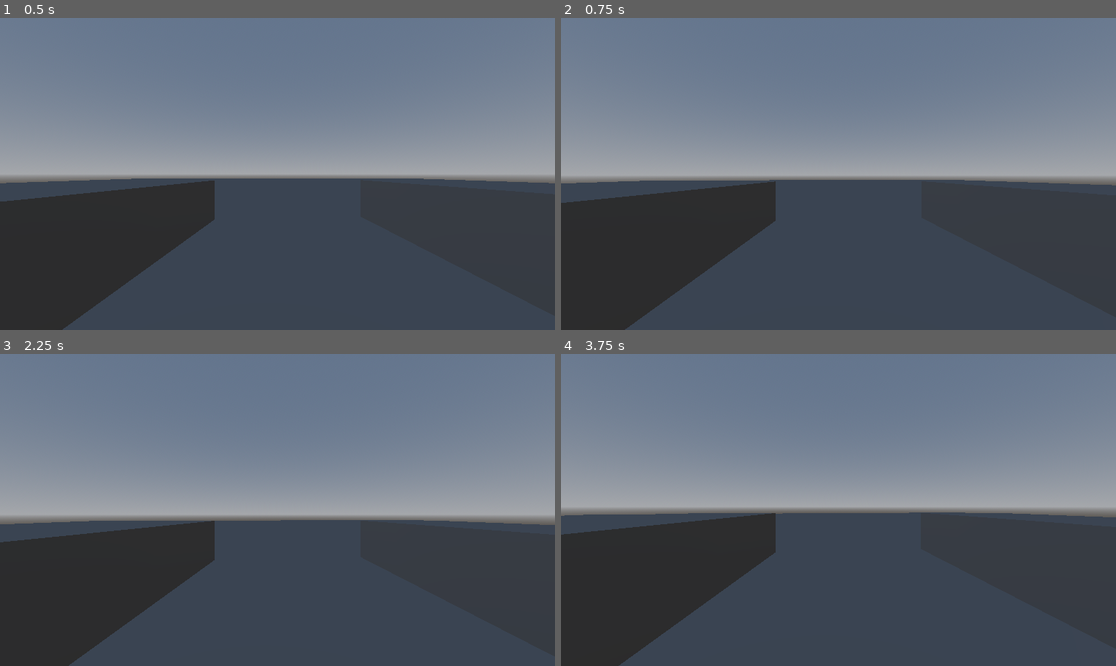
Above: before the commit, frames 1-4 (two rows, left to right).
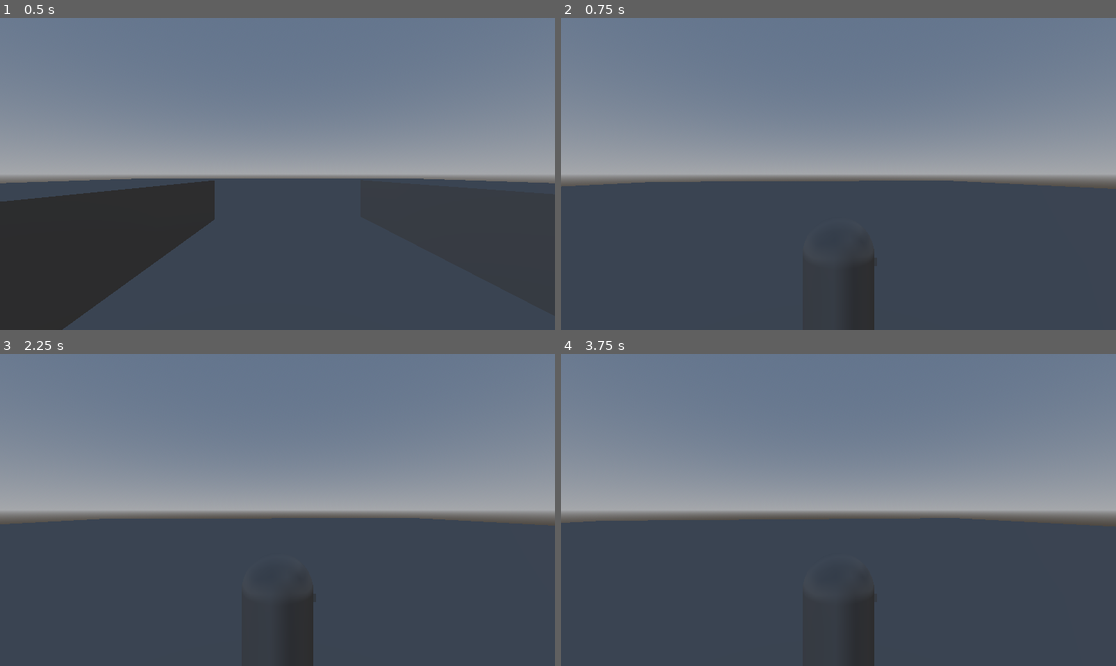
Above: after the commit, the same moments.

Repository: Edvinest/Debugged
Game: Godot game, scene res://src/Scenes/Test scene.tscn
Two runs of this game, one before a commit and one after it. Both use one fixed random seed, a clock stepped at 60 frames per second and the inputs below.
Inputs (mouse positions are in pixels of both pictures, inside the frame that each line leads up to):
- Up to frame 1 (0.5 s): no input
- Up to frame 2 (0.75 s): tap Enter at 0.5 s; move the mouse to (866, 174) at 0.52 s; hold W (move_forward) from 0.53 s (still down); hold C (toggle_view, bound only after the commit) from 0.53 s (still down)
- Up to frame 3 (2.25 s): keep holding W (move_forward); tap Space (jump) at 0.77, 1.52, 2 s; move the mouse to (249, 510) at 1.27 s; release C (toggle_view, bound only after the commit) at 1.28 s; tap C (toggle_view, bound only after the commit) at 1.35 s; move the mouse to (288, 503) at 2.02 s; hold C (toggle_view, bound only after the commit) from 2.03 s (still down)
- Up to frame 4 (3.75 s): keep holding W (move_forward); tap Enter at 2.75 s; move the mouse to (832, 516) at 2.77 s; release C (toggle_view, bound only after the commit) at 2.78 s; tap C (toggle_view, bound only after the commit) at 2.85 s; tap Space (jump) at 3.02, 3.5 s; move the mouse to (877, 513) at 3.52 s; hold C (toggle_view, bound only after the commit) from 3.53 s (still down)

Frame 1 is identical in both runs. In frame 2, 14% of the frame differs, in the area x 0-100%, y 51-100%; in frame 3, 16%; in frame 4, 17%, in the area x 0-100%, y 49-100%.

Commit message:
Minor changes

Diff:
--- a/project.godot
+++ b/project.godot
@@ -14,6 +14,10 @@
 run/main_scene="uid://bf3bd7vbwarvy"
 config/features=PackedStringArray("4.5", "Forward Plus")
 config/icon="res://icon.svg"
+
+[display]
+
+display_server/driver.linuxbsd="wayland"
 
 [input]
 
@@ -46,3 +50,8 @@
 "events": [Object(InputEventKey,"resource_local_to_scene":false,"resource_name":"","device":-1,"window_id":0,"alt_press …(191 unchanged characters)…
 ]
 }
+toggle_view={
+"deadzone": 0.2,
+"events": [Object(InputEventKey,"resource_local_to_scene":false,"resource_name":"","device":-1,"window_id":0,"alt_pressed":false,"shift_pressed":false,"ctrl_pressed":false,"meta_pressed":false,"pressed":false,"keycode":0,"physical_keycode":67,"key_label":0,"unicode":99,"location":0,"echo":false,"script":null)
+]
+}
--- a/src/Scenes/Player.tscn
+++ b/src/Scenes/Player.tscn
@@ -9,13 +9,18 @@
 
 [sub_resource type="BoxMesh" id="BoxMesh_rpqav"]
 
+[sub_resource type="CapsuleMesh" id="CapsuleMesh_qm7rr"]
+
 [node name="CharacterBody3D" type="CharacterBody3D"]
 script = ExtResource("1_rpqav")
 
 [node name="CollisionShape3D" type="CollisionShape3D" parent="."]
 shape = SubResource("CapsuleShape3D_qbkls")
 
-[node name="Camera3D" type="Camera3D" parent="."]
+[node name="ThirdPersonCamera" type="Camera3D" parent="."]
+transform = Transform3D(1, 0, 0, 0, 1, 0, 0, 0, 1, 0, 1.613677, 2.8612342)
+
+[node name="FirstPersonCamera" type="Camera3D" parent="."]
 transform = Transform3D(1, 0, 0, 0, 1, 0, 0, 0, 1, 0, 0.4769659, 0.088204324)
 
 [node name="Hands" type="Node3D" parent="."]
@@ -29,3 +34,6 @@
 [node name="LeftHand" type="MeshInstance3D" parent="Hands"]
 transform = Transform3D(0.248, 0, 0, 0, 0.121290304, -0.12142043, 0, 0.02578105, 0.5712382, -0.323106, 0, -0.69663966)
 mesh = SubResource("BoxMesh_rpqav")
+
+[node name="MeshInstance3D" type="MeshInstance3D" parent="."]
+mesh = SubResource("CapsuleMesh_qm7rr")
--- a/src/Scripts/Player.gd
+++ b/src/Scripts/Player.gd
@@ -2,13 +2,16 @@
 
 @export var speed := 5.0
 @export var jump_velocity := 4.5
-@onready var camera = $Camera3D
+@onready var firstPersonCamera = $FirstPersonCamera
+@onready var thirdPersonCamera = $ThirdPersonCamera
+var using_first_person : bool = true
 
 var mouse_sensitivity := 0.002
 var gravity := 30
 
 func _ready():
 	Input.set_mouse_mode(Input.MOUSE_MODE_CAPTURED)
+	set_camera_mode(using_first_person)
 
 func _process(delta: float) -> void:
 	# Right stick is typically on JoyCon-R
@@ -21,16 +24,21 @@
 	if abs(right_y) < 0.2:
 		right_y = 0
 
-	# Apply to camera rotation
-	camera.rotate_y(-right_x * delta * 2.0)  # yaw
-	camera.rotate_x(-right_y * delta * 2.0)  # pitch
-	camera.rotation.x = clamp(camera.rotation.x, deg_to_rad(-80), deg_to_rad(80))
+	# Apply to firstPersonCamera rotation
+	firstPersonCamera.rotate_y(-right_x * delta * 2.0)  # yaw
+	firstPersonCamera.rotate_x(-right_y * delta * 2.0)  # pitch
+	firstPersonCamera.rotation.x = clamp(firstPersonCamera.rotation.x, deg_to_rad(-80), deg_to_rad(80))
 
 func _unhandled_input(event):
 	if event is InputEventMouseMotion:
 		rotate_y(-event.relative.x * mouse_sensitivity)
-		camera.rotate_x(-event.relative.y * mouse_sensitivity)
-		camera.rotation.x = clamp(camera.rotation.x, deg_to_rad(-80), deg_to_rad(80))
+		firstPersonCamera.rotate_x(-event.relative.y * mouse_sensitivity)
+		firstPersonCamera.rotation.x = clamp(firstPersonCamera.rotation.x, deg_to_rad(-80), deg_to_rad(80))
+
+func _input(event):
+	if event.is_action_pressed("toggle_view"):
+		using_first_person = !using_first_person
+		set_camera_mode(using_first_person)
 
 func _physics_process(delta):
 	var input_dir = Input.get_vector("move_left", "move_right", "move_forward", "move_back")
@@ -50,3 +58,7 @@
 		velocity.y = jump_velocity
 
 	move_and_slide()
+
+func set_camera_mode(first_person : bool):
+	firstPersonCamera.current = first_person
+	thirdPersonCamera.current = not first_person
Not shown: 1 places in src/Scenes/Player.tscn that only renumber resources
